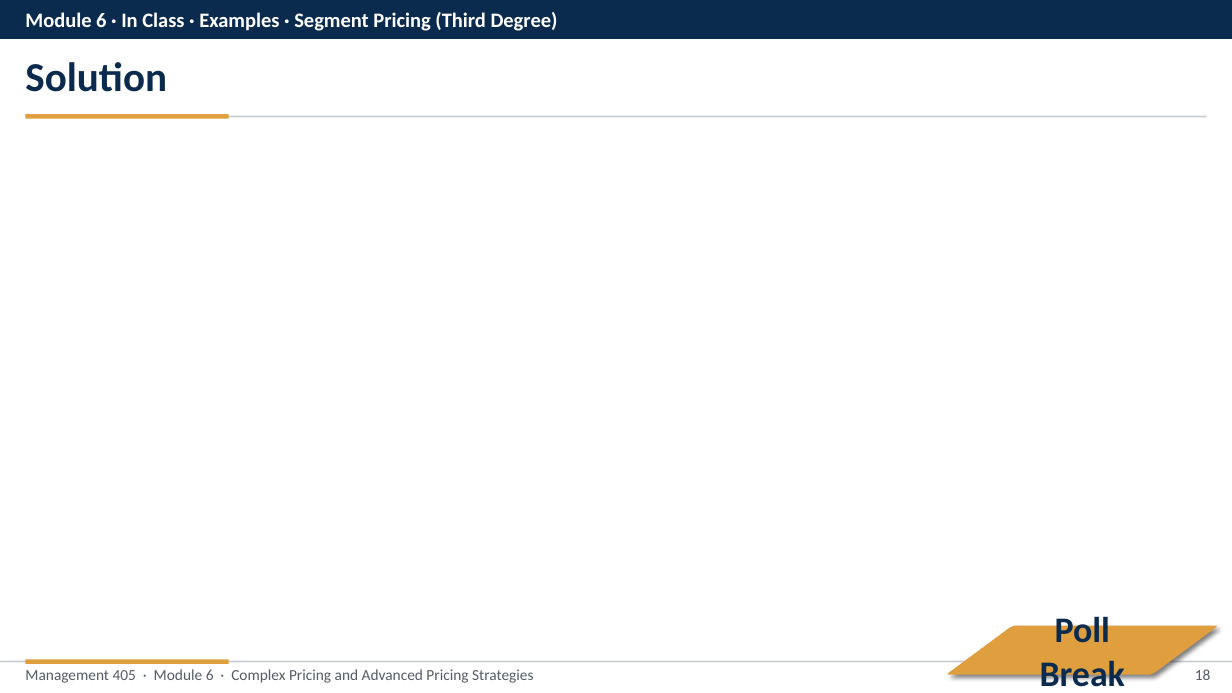
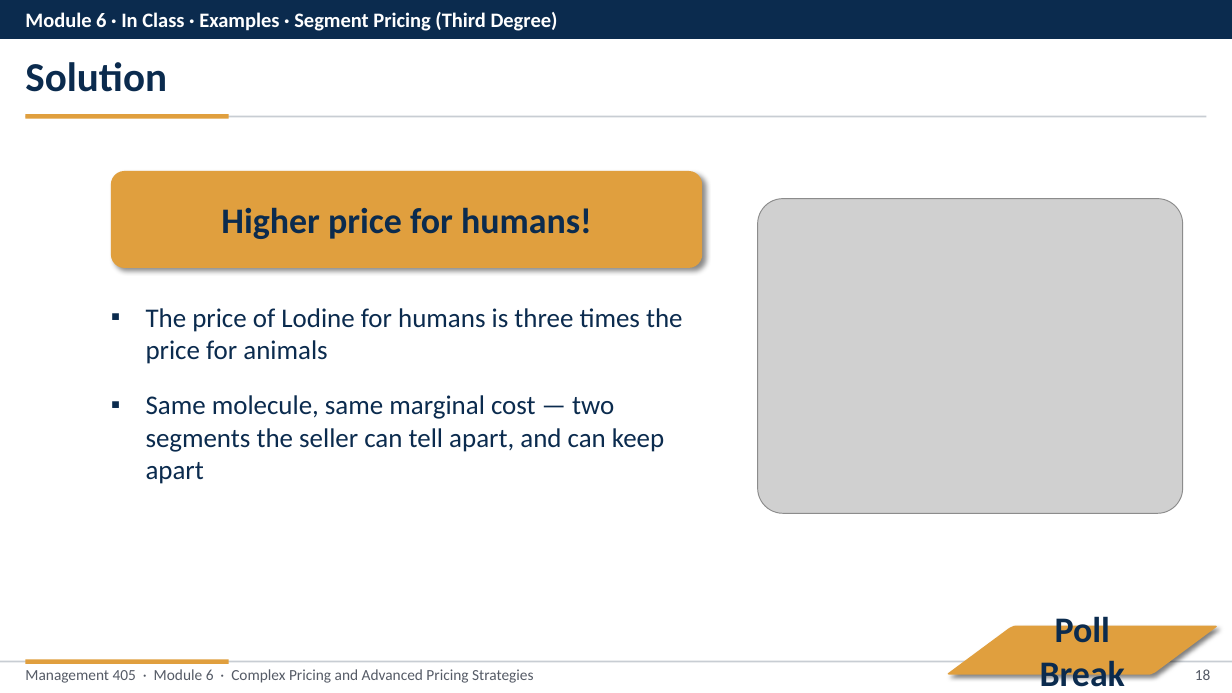
Before and after one commit to nvoigtla/MGMT-405-FEMBA, a slide deck: slide 18 of inclass/Module-6-In-Class-FEMBA-Slides.pptx. Drawn at 1232x693 pixels with LibreOffice and Linux fonts; fonts in the diff are those of the drawing; grey boxes stand for pictures. Boxes give left, top, right and bottom in pixels: in the first picture for what was removed or moved away, otherwise in the second. Text is boxed around its words. In the diff, an @@ line names an element or a change of style, - is before the commit and + after.

```diff
--- a/inclass/Module-6-In-Class-FEMBA-Slides.pptx
+++ b/inclass/Module-6-In-Class-FEMBA-Slides.pptx
@@ rounded rectangle added at box(111, 171, 702, 268), fill #E09F3E, 28 pt, text #0B2B4E, bold @@
+Higher price for humans!
@@ picture added at box(758, 199, 1183, 514) @@
@@ text added at box(146, 308, 683, 484), 21 pt, text #0B2B4E @@
+▪ The price of Lodine for humans is three times the price for animals
+▪ Same molecule, same marginal cost — two segments the seller can tell apart, and can keep apart
```
Also in this commit, not shown: 5 other slides changed, 41 other files.
